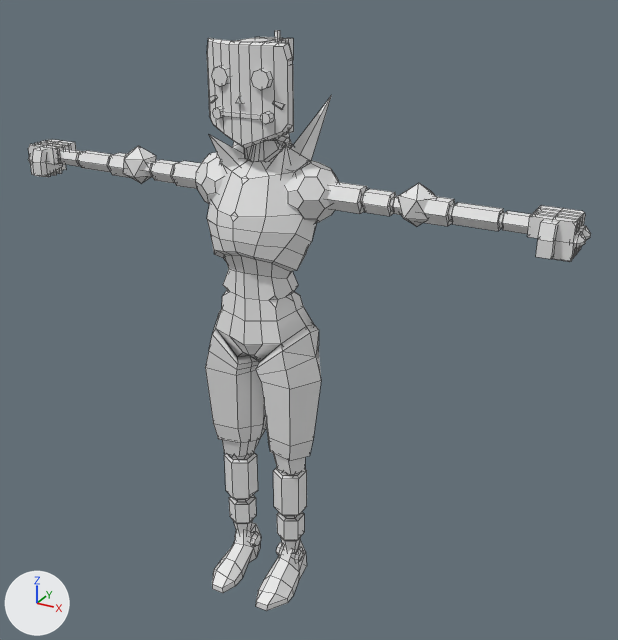
The FBX model Assets/Characters/Padla/Padla.fbx as it was, and as the next commit left it.
Both versions are drawn from a camera (50 mm lens) standing at (1.92, -3.05, 2.97) and looking at (0.16, 0.15, 1.37). Arrows for +X, +Y and +Z are at lower left; the lights stay in place. Mesh edges are drawn as thin lines. Where no turn or scale is listed for an object, it has been applied to the vertices. Vertices at the same position are counted once.

In view in the first picture: 'Padla'.
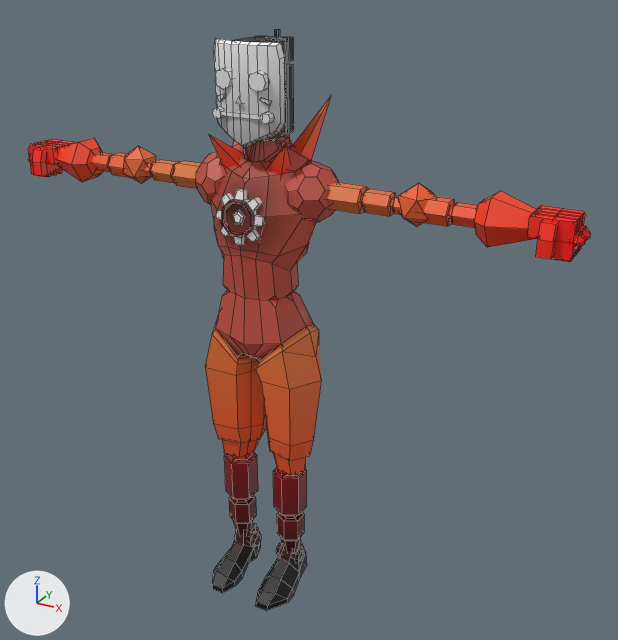
Location of each change, (x1, y1, x2, y2) in pixels of the pictures (618 x 640 px; the box of a moved part takes in the faces that stretch with it):
'Padla', surface changed, reshaped (grey to red): before (28, 30, 591, 611); after (28, 29, 591, 611)
part 1 of me_mesh_003, moved or reshaped: before (251, 69, 273, 90); after (248, 71, 270, 92)
part 2 of me_mesh_003, moved or reshaped: before (272, 101, 285, 110); after (260, 97, 272, 106)
part 3 of me_mesh_003, moved or reshaped: before (211, 66, 229, 86); after (214, 68, 232, 89)
part 4 of me_mesh_003, moved or reshaped: before (209, 95, 216, 103); after (218, 94, 225, 101)
part 5 of me_mesh_003, added: after (216, 189, 265, 245)
part 6 of me_mesh_003, moved or reshaped: before (205, 38, 321, 389); after (211, 39, 316, 271)
part 7 of me_mesh_003, moved or reshaped: before (58, 149, 83, 166); after (56, 138, 103, 182)
part 8 of me_mesh_003, moved or reshaped: before (497, 209, 531, 234); after (474, 191, 537, 247)
part 9 of me_mesh_003, surface changed (grey to red): (28, 30, 591, 611) in both

Edits to the bpy script that builds the scene:
```text
Add img_padla_tex1_png:
    img_padla_tex1_png = load_image('Padla_tex1.png', 'Padla_tex1.png', 1024, 1024, 'sRGB')
Change mat_material:
    remove mat_material.base_color = (0.8, 0.8, 0.8)  # white #e7e7e7
    add mat_material.texture = img_padla_tex1_png  # with its transparency
Change me_mesh_003:
    used by ob_padla; location = (0.0, 0.0, 0.0)
    remove me_mesh_003.from_pydata(...)  # 1748 vertices, 1578 faces; spans x -1.37..1.37, y -0.28..0.33, z -0.03..2.64
    add me_mesh_003.from_pydata(...)  # 1802 vertices, 1603 faces; spans x -1.37..1.37, y -0.28..0.33, z -0.03..2.65
    me_mesh_003 part 1: the loose piece of 16 vertices spanning x 0.06..0.14, y -0.13..-0.09, z 2.44..2.52 is moved by (-0.01, 0.0, -0.01)
    me_mesh_003 part 2: the loose piece of 8 vertices spanning x 0.13..0.18, y -0.1..-0.07, z 2.37..2.4 is moved by (-0.05, -0.01, 0.01)
    me_mesh_003 part 3: the loose piece of 16 vertices spanning x -0.14..-0.06, y -0.13..-0.09, z 2.44..2.52 is moved by (0.01, 0.0, -0.01)
    me_mesh_003 part 4: the loose piece of 8 vertices spanning x -0.18..-0.13, y -0.1..-0.07, z 2.37..2.4 is moved by (0.05, -0.01, 0.01)
    me_mesh_003 part 5: a new loose piece of 112 vertices spanning x -0.11..0.11, y -0.19..-0.09, z 1.8..2.03
    me_mesh_003 part 6: 8 vertices moved from x -0.02..0.02, y -0.2..-0.1, z 1.78..2.08 to x -0.02..0.02, y -0.16..-0.07, z 1.77..2.11; 135 vertices removed from x -0.25..0.25, y -0.21..0.21, z 1.15..2.62; 77 vertices added at x -0.24..0.24, y -0.18..-0.01, z 1.76..2.62
    me_mesh_003 part 7: 24 vertices moved from x -1.19..-1.05, y 0.02..0.1, z 1.97..2.04 to x -1.19..-0.95, y -0.05..0.18, z 1.9..2.1
    me_mesh_003 part 8: 24 vertices moved from x 1.05..1.19, y 0.02..0.1, z 1.97..2.04 to x 0.95..1.19, y -0.05..0.18, z 1.9..2.1
    me_mesh_003 part 9: 1355 kept faces spanning x -1.37..1.37, y -0.28..0.33, z -0.03..2.65 get new texture (UV) coordinates
```
